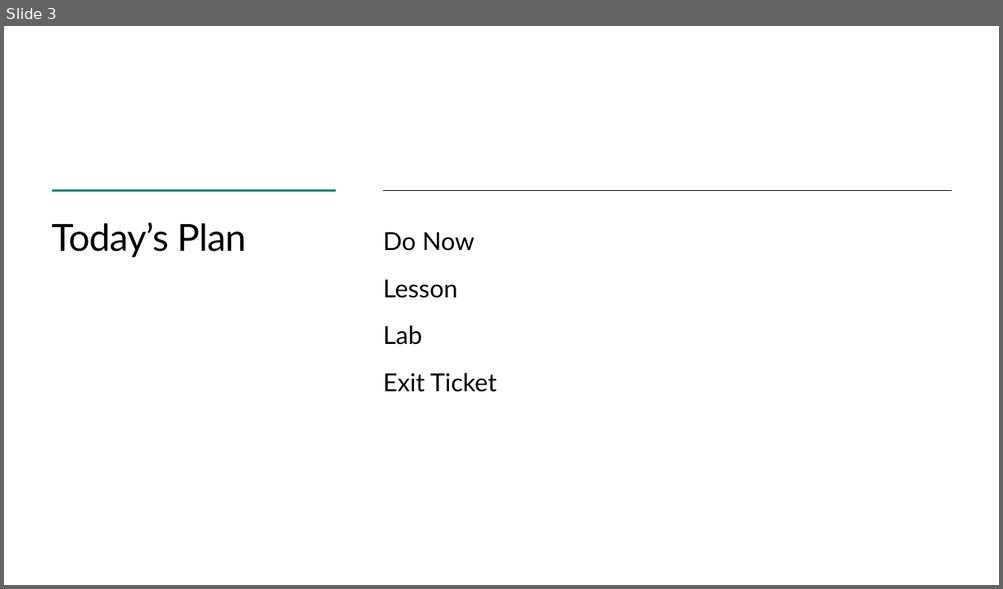
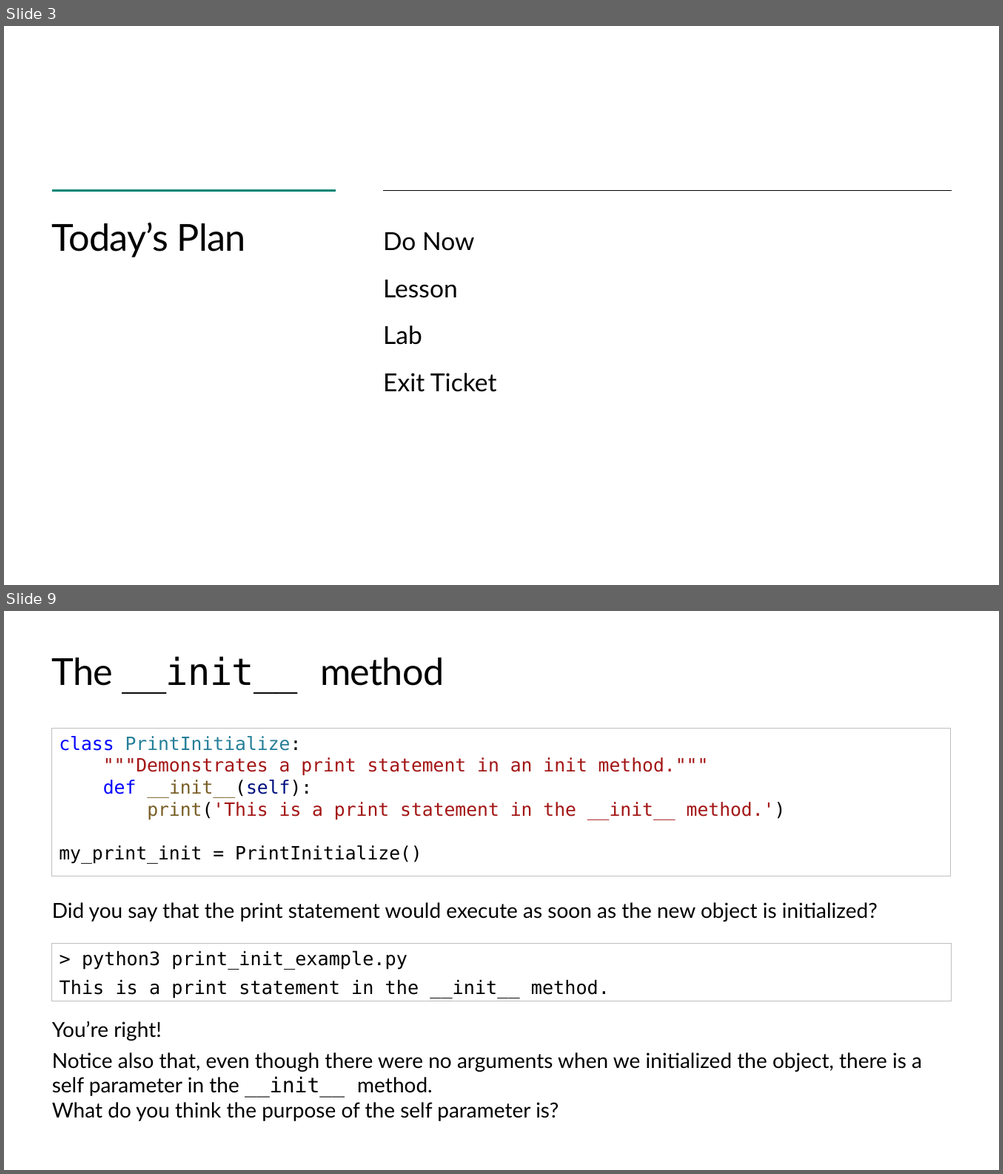
Before and after one commit to TEALSK12/2nd-semester-introduction-to-computer-science, a slide deck: docs/units/7_unit/slidedecks/Intro Python 7.03 TEALS.pptx. Shown one above the other, each under a label of ours: slide 3 before the commit, slides 3 and 9 after it; the slides between them are not shown. The pictures are 1003x589 and 1003x1174 pixels, drawn with LibreOffice and Linux fonts; fonts in the diff are those of the drawing; background and template pictures are left out. Boxes give left, top, right and bottom in pixels: in the first picture for what was removed or moved away, otherwise in the second. Text is boxed around its words. In the diff, an @@ line names an element or a change of style, - is before the commit and + after.

```diff
--- a/docs/units/7_unit/slidedecks/Intro Python 7.03 TEALS.pptx
+++ b/docs/units/7_unit/slidedecks/Intro Python 7.03 TEALS.pptx
@@ slide 9 added at (x1=4, y1=611, x2=999, y2=1170), background #FFFFFF @@
@@ title added at (x1=52, y1=656, x2=444, y2=694), 36 pt, text #000000 @@
+The __init__ method
@@ rectangle added at (x1=52, y1=728, x2=950, y2=877), outline #BFBFBF 0.75 pt, 17.6 pt, text #A31515 @@
+class PrintInitialize:
+"""Demonstrates a print statement in an init method."""
+def __init__(self):
+print('This is a print statement in the __init__ method.')
+my_print_init = PrintInitialize()
@@ text added at (x1=52, y1=903, x2=877, y2=922), 20 pt, text #000000 @@
+Did you say that the print statement would execute as soon as the new object is initialized?
@@ rectangle added at (x1=52, y1=944, x2=950, y2=1001), outline #BFBFBF 0.75 pt, 18 pt, text #000000 @@
+> python3 print_init_example.py
+This is a print statement in the __init__ method.
@@ text added at (x1=52, y1=1022, x2=922, y2=1122), 20 pt, text #000000 @@
+You’re right!
+Notice also that, even though there were no arguments when we initialized the object, there is a self parameter in the __init__ method.
+What do you think the purpose of the self parameter is?
```
Also in this commit, not shown: 3 slides changed, 9 other slides added, 13 slides removed, 26 other files.
